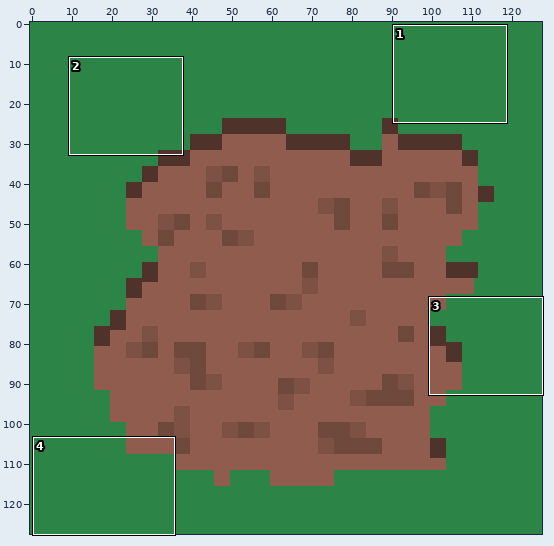
Two states of a sprite sheet, sprites/terrain/dirt.png. Above: a wide view before the commit, with the close-up outlined.
Close-up. As it was:
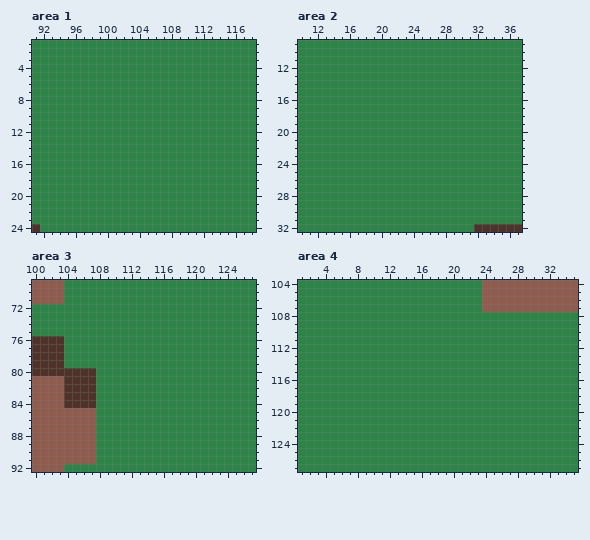
The file is 128x128 pixels. Shown: area 1: x 91..118, y 1..24; area 2: x 10..37, y 9..32; area 3: x 100..127, y 69..92; area 4: x 1..35, y 104..127.
And afterwards:
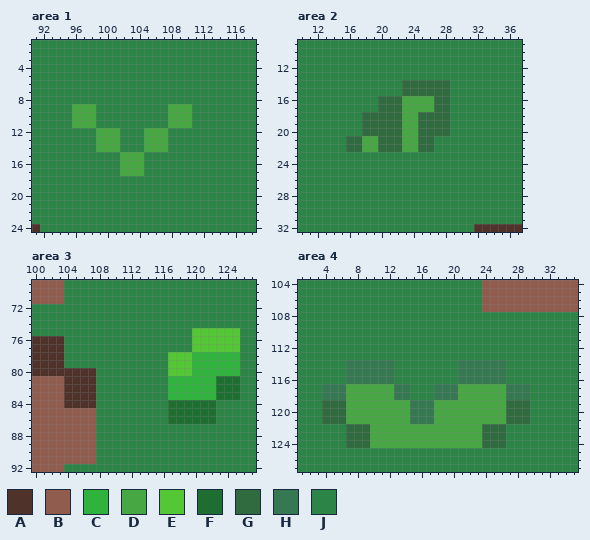
Palette (. is transparent): A #4f332b  B #8f5c4d  C #30b33d  D #47a843  E #54c734  F #1e6e32  G #2f6b3e  H #357852  J #2c8546
Difference:
Area 1:
Colour D replaces colour J in rows 9 to 11 at x 96 to 98 and 108 to 110; in rows 12 to 14 at x 99 to 101 and 105 to 107; in rows 15 to 17 at x 102 to 104.
Area 2:
Colour D replaces colour J in rows 16 to 17 at x 23 to 26; in rows 18 to 20 at x 23 to 24; in rows 21 to 22 at x 18 to 19 and 23 to 24.
Colour G replaces colour J in rows 14 to 15 at x 23 to 28; in rows 16 to 17 at x 20 to 22 and 27 to 28; in rows 18 to 20 at x 18 to 22 and 25 to 28; in rows 21 to 22 at x 16 to 17, 20 to 22 and 25 to 26.
Area 3:
Colour C replaces colour J in rows 78 to 80 at x 120 to 125; in rows 81 to 83 at x 117 to 122.
Colour E replaces colour J in rows 75 to 77 at x 120 to 125; in rows 78 to 80 at x 117 to 119.
Colour F replaces colour J in rows 81 to 83 at x 123 to 125; in rows 84 to 86 at x 117 to 122.
Area 4:
Colour D replaces colour J in rows 117 to 118 at x 7 to 12 and 21 to 26; in rows 119 to 121 at x 7 to 14 and 18 to 26; in rows 122 to 124 at x 10 to 23.
Colour G replaces colour J in rows 119 to 121 at x 4 to 6 and 27 to 29; in rows 122 to 124 at x 7 to 9 and 24 to 26.
Colour H replaces colour J in rows 114 to 116 at x 7 to 12 and 21 to 26; in rows 117 to 118 at x 4 to 6, 13 to 14, 18 to 20 and 27 to 29; in rows 119 to 121 at x 15 to 17.
Changed places in both close-ups, as pixel boxes (x1, y1, x2, y2):
changed: (72, 104, 192, 176)
changed: (346, 80, 450, 152)
changed: (168, 328, 240, 424)
changed: (322, 360, 530, 448)
